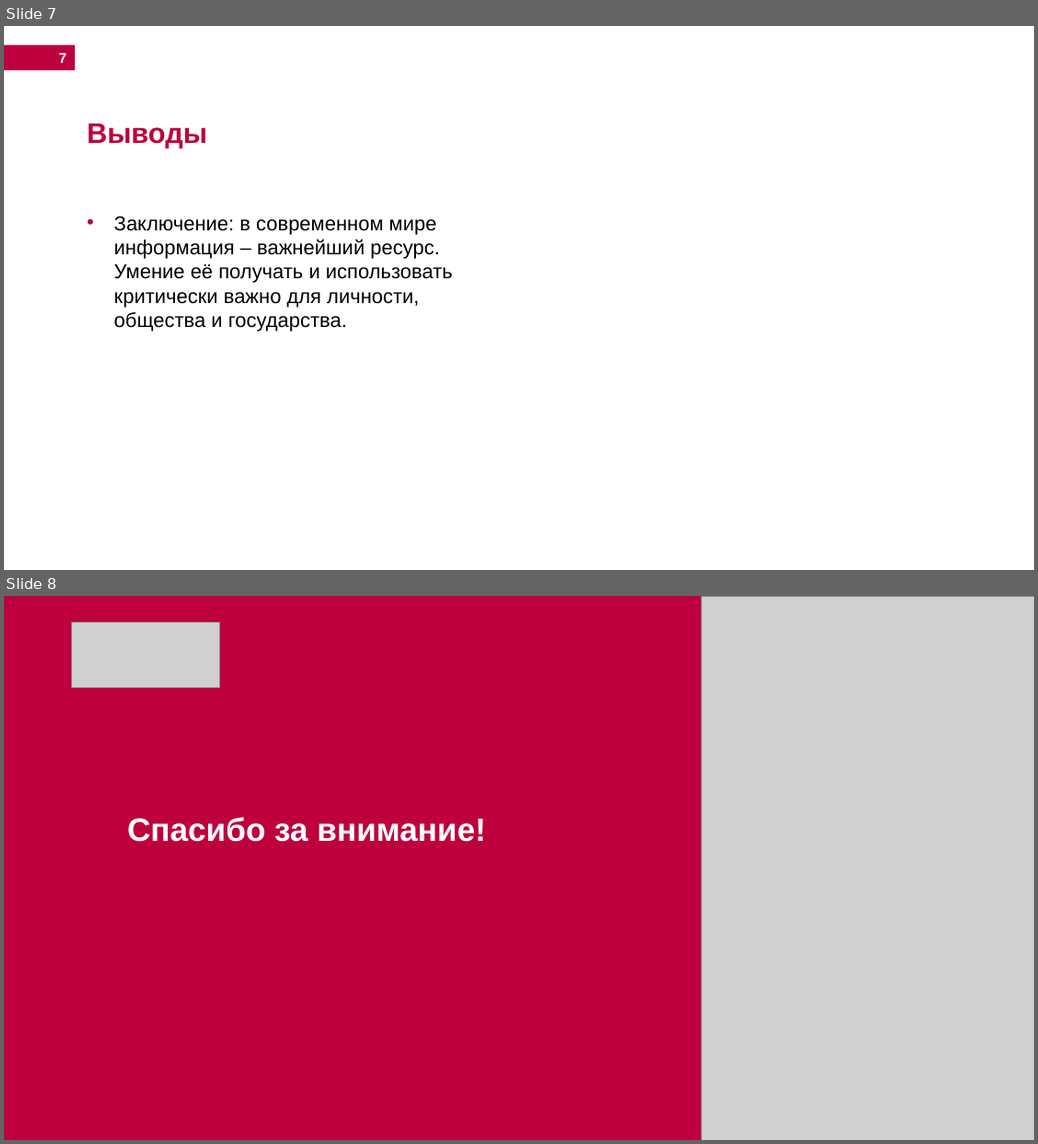
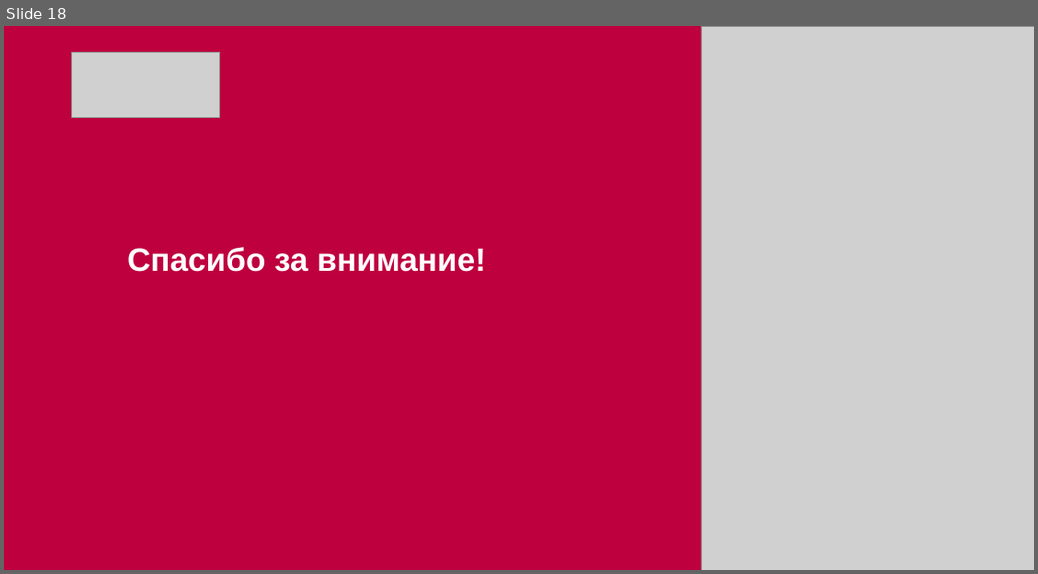
Before and after one commit to DmitriySokolov2023/study-summer-2026, a slide deck: 7 Основы национальной безопасности (Шехмаметьева Венера Алимовна)/Соколов Ик-731.pptx. Shown one above the other, each under a label of ours: slides 7 and 8 before the commit, slide 18 after it. The pictures are 1038x1144 and 1038x574 pixels, drawn with LibreOffice and Linux fonts; fonts in the diff are those of the drawing; grey boxes stand for pictures; background and template pictures are left out. Boxes give left, top, right and bottom in pixels: in the first picture for what was removed or moved away, otherwise in the second. Text is boxed around its words. In the diff, an @@ line names an element or a change of style, - is before the commit and + after.

```diff
--- a/7 Основы национальной безопасности (Шехмаметьева Венера Алимовна)/Соколов Ик-731.pptx
+++ b/7 Основы национальной безопасности (Шехмаметьева Венера Алимовна)/Соколов Ик-731.pptx
@@ slide 7 removed at (4,26,1034,570), background #FFFFFF @@
@@ rectangle removed at (4,45,75,70) @@
@@ page number removed at (59,53,67,63) @@
-7
@@ text removed at (87,124,207,147) @@
-Выводы
@@ text removed at (114,216,453,331) @@
-• Заключение: в современном мире информация – важнейший ресурс. Умение её получать и использовать критически важно для личности, общества и государства.
@@ what was slide 8 is now slide 18 @@
```
Also in this commit, not shown: 1 slide changed, 16 slides added, 5 other slides removed, 1 other file.
